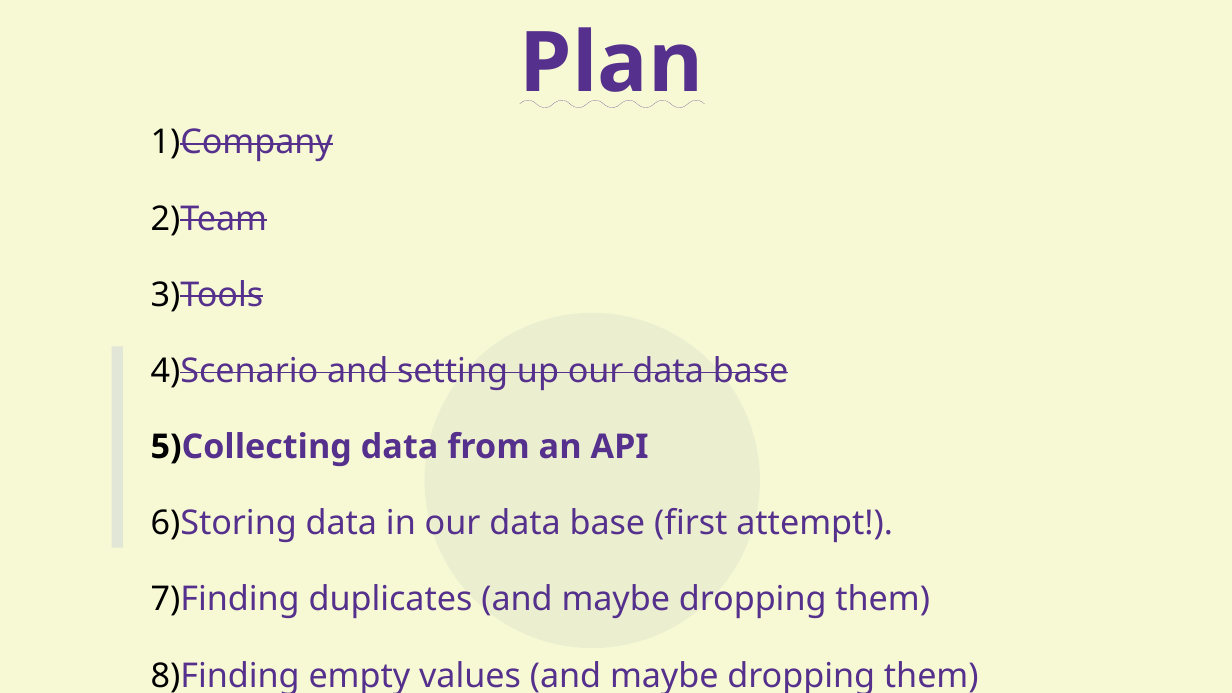
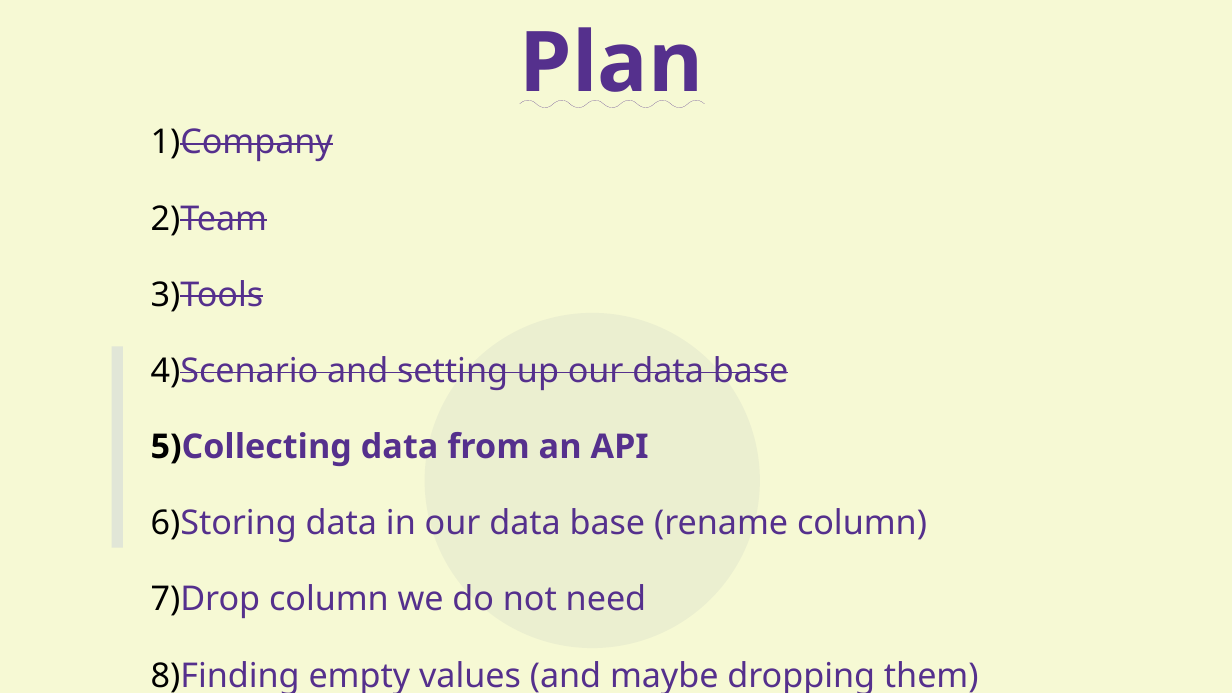
Before and after one commit to aram-de/aas_workshop_pub, a slide deck: slide 21 of presentation_KhanRev.odp (slide 16 before the commit). Drawn at 1232x693 pixels with LibreOffice and Linux fonts; fonts in the diff are those of the drawing. Boxes give left, top, right and bottom in pixels: in the first picture for what was removed or moved away, otherwise in the second. Text is boxed around its words. In the diff, an @@ line names an element or a change of style, - is before the commit and + after.

```diff
--- a/presentation_KhanRev.odp
+++ b/presentation_KhanRev.odp
@@ text at [151,508,927,618]: text changed @@
-6) Storing data in our data base (first attempt!).
-7) Finding duplicates (and maybe dropping them)
+6) Storing data in our data base (rename column)
+7) Drop column we do not need
```
Also in this commit, not shown: 1 other slide changed, 5 slides added, 1 slide removed.
